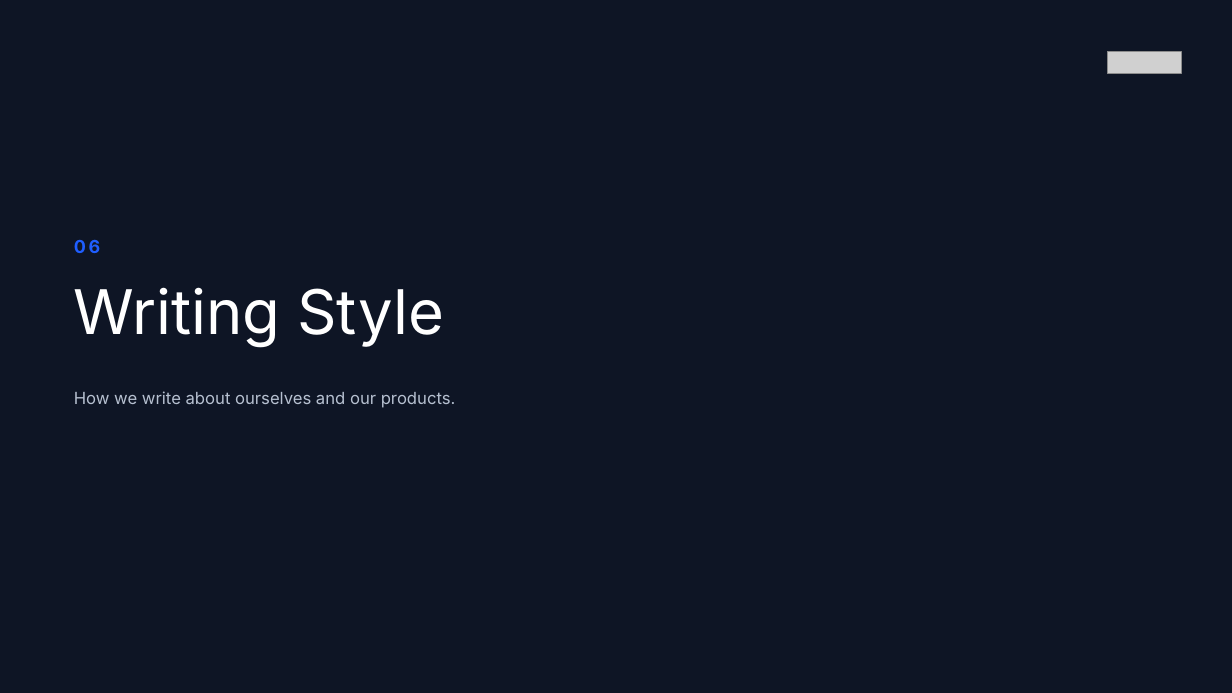
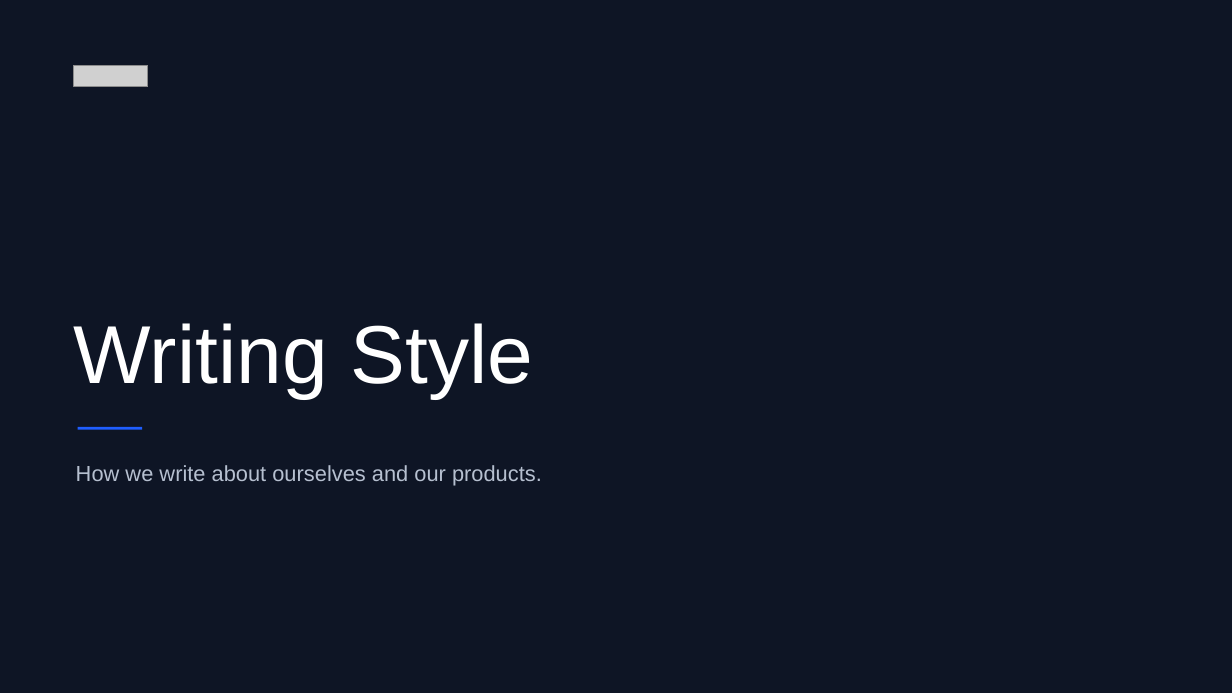
Before and after one commit to RichardCMelick/Brand-Codex, a slide deck: slide 34 of examples/halyard-example-brand-guidelines.pptx. Drawn at 1232x693 pixels with LibreOffice and Linux fonts; fonts in the diff are those of the drawing; grey boxes stand for pictures. Boxes give left, top, right and bottom in pixels: in the first picture for what was removed or moved away, otherwise in the second. Text is boxed around its words. In the diff, an @@ line names an element or a change of style, - is before the commit and + after.

```diff
--- a/examples/halyard-example-brand-guidelines.pptx
+++ b/examples/halyard-example-brand-guidelines.pptx
@@ picture removed at (x1=1107, y1=52, x2=1181, y2=73) @@
@@ picture added at (x1=74, y1=66, x2=148, y2=87) @@
@@ text removed at (x1=74, y1=239, x2=100, y2=253) @@
-06
@@ text "Writing Style" moved from (x1=74, y1=287, x2=444, y2=347) to (x1=74, y1=323, x2=533, y2=398) @@
@@ text "Writing Style" at (x1=74, y1=323, x2=533, y2=398): size 48 to 64 pt, font Inter to Arial; line spacing 1 to 0.95; vertical alignment top to bottom @@
@@ rectangle added at (x1=78, y1=427, x2=142, y2=430), fill #1F5EFF @@
@@ text "How we write about ourselves ..." moved from (x1=74, y1=391, x2=456, y2=408) to (x1=76, y1=465, x2=542, y2=485) @@
@@ text "How we write about ourselves ..." at (x1=76, y1=465, x2=542, y2=485): size 13 to 17 pt, font Inter to Arial; line spacing 1 to 1.25 @@
```
Also in this commit, not shown: 40 other slides changed, 18 other files.
